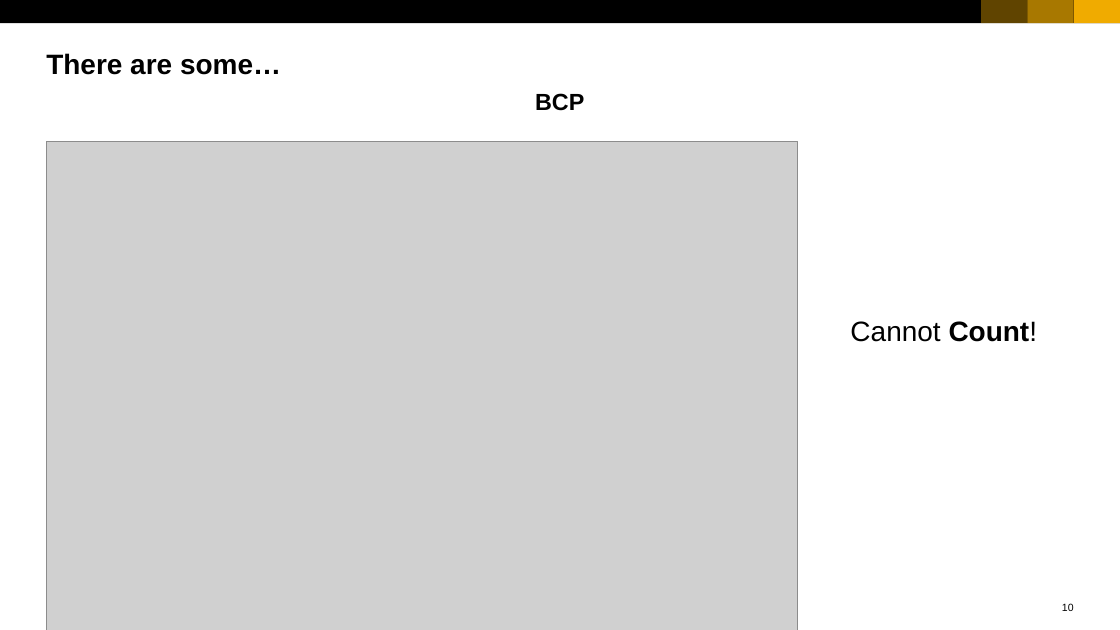
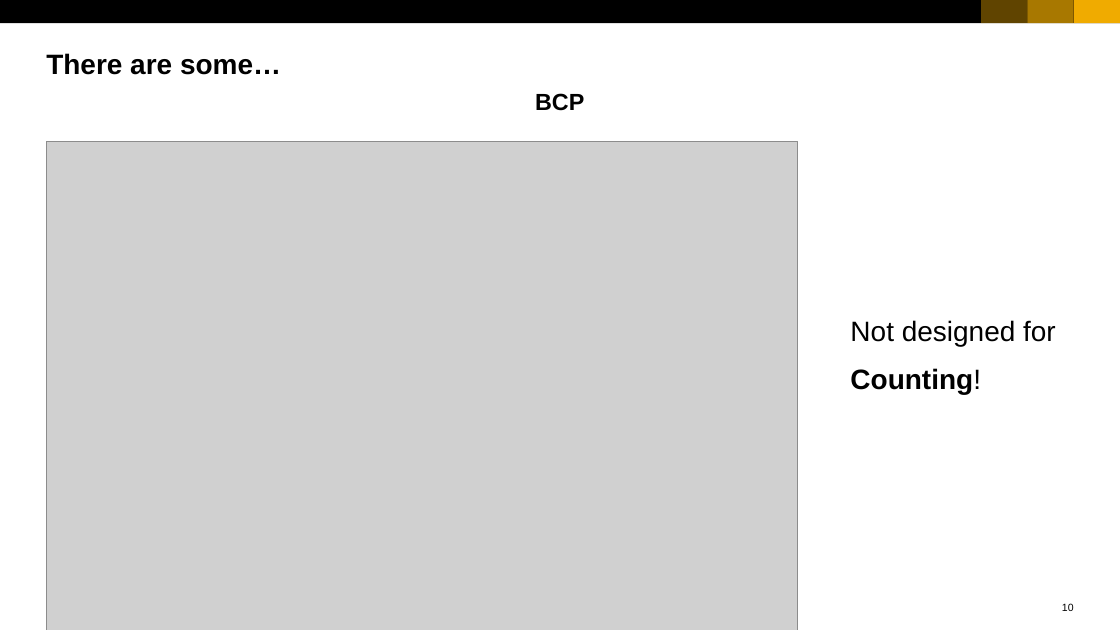
Before and after one commit to Ahaan17Saroch/Queue-Manager-Cloud-Dispatcher, a slide deck: slide 10 of SAP_2017_16x9_black_and_white.pptx. Drawn at 1120x630 pixels with LibreOffice and Linux fonts; fonts in the diff are those of the drawing; grey boxes stand for pictures. Boxes give left, top, right and bottom in pixels: in the first picture for what was removed or moved away, otherwise in the second. Text is boxed around its words. In the diff, an @@ line names an element or a change of style, - is before the commit and + after.

```diff
--- a/SAP_2017_16x9_black_and_white.pptx
+++ b/SAP_2017_16x9_black_and_white.pptx
@@ text at (850, 320, 1056, 394): text changed @@
-Cannot Count!
+Not designed for
+Counting!
```
Also in this commit, not shown: 5 other slides changed, 3 other files.
